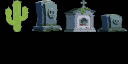
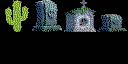
Revision of a layered 128 × 64 image; what changed, layer by layer:
painted on "Background" over box(5, 0, 128, 32)
